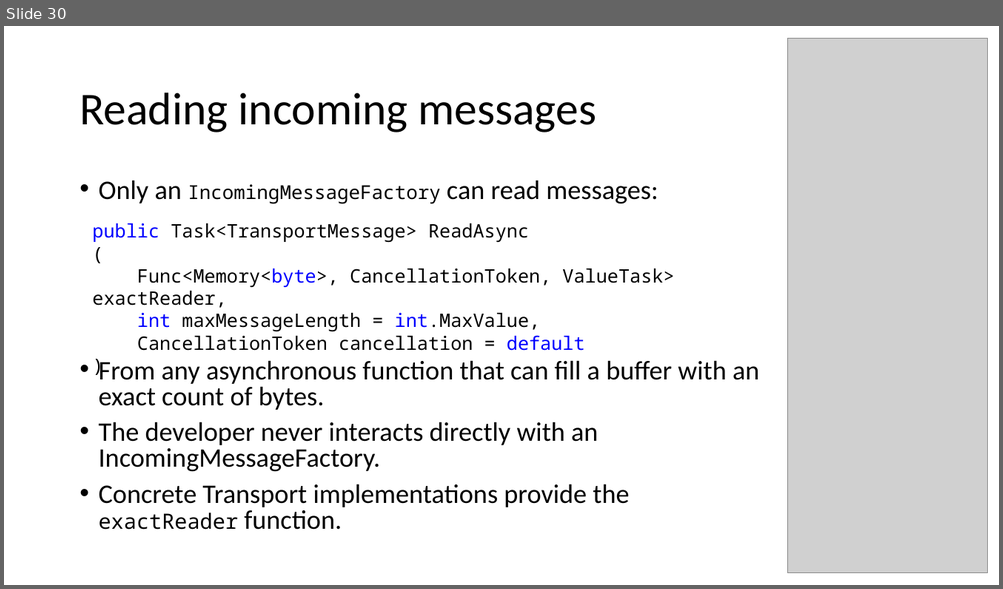
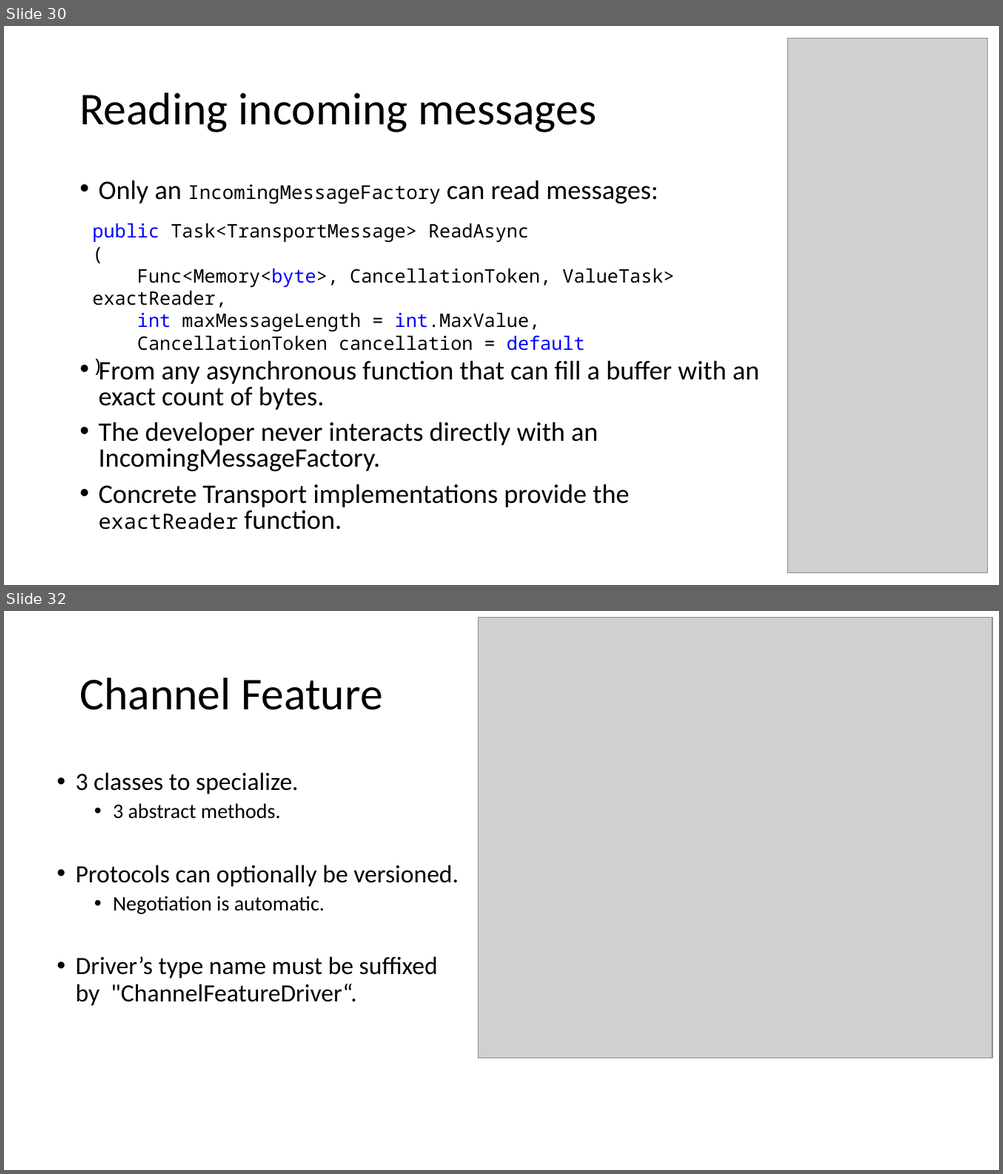
Before and after one commit to signature-opensource/CK-AppIdentity-Transport, a slide deck: Doc/CK-AppIdentity.pptx. Shown one above the other, each under a label of ours: slide 30 before the commit, slides 30 and 32 after it; the slides between them are not shown. The pictures are 1003x589 and 1003x1174 pixels, drawn with LibreOffice and Linux fonts; fonts in the diff are those of the drawing; grey boxes stand for pictures. Boxes give left, top, right and bottom in pixels: in the first picture for what was removed or moved away, otherwise in the second. Text is boxed around its words. In the diff, an @@ line names an element or a change of style, - is before the commit and + after.

```diff
--- a/Doc/CK-AppIdentity.pptx
+++ b/Doc/CK-AppIdentity.pptx
@@ slide 32 added at (4,611,999,1170), background #FFFFFF @@
@@ picture added at (478,617,992,1059) @@
@@ title added at (79,678,382,710), 44 pt, text #000000 @@
+Channel Feature
@@ text added at (76,772,458,1006), 24 pt, text #000000 @@
+• 3 classes to specialize.
+  • 3 abstract methods.
+• Protocols can optionally be versioned.
+  • Negotiation is automatic.
+• Driver’s type name must be suffixed by "ChannelFeatureDriver“.
```
Also in this commit, not shown: 1 slide changed, 1 other slide added, 2 other files.
